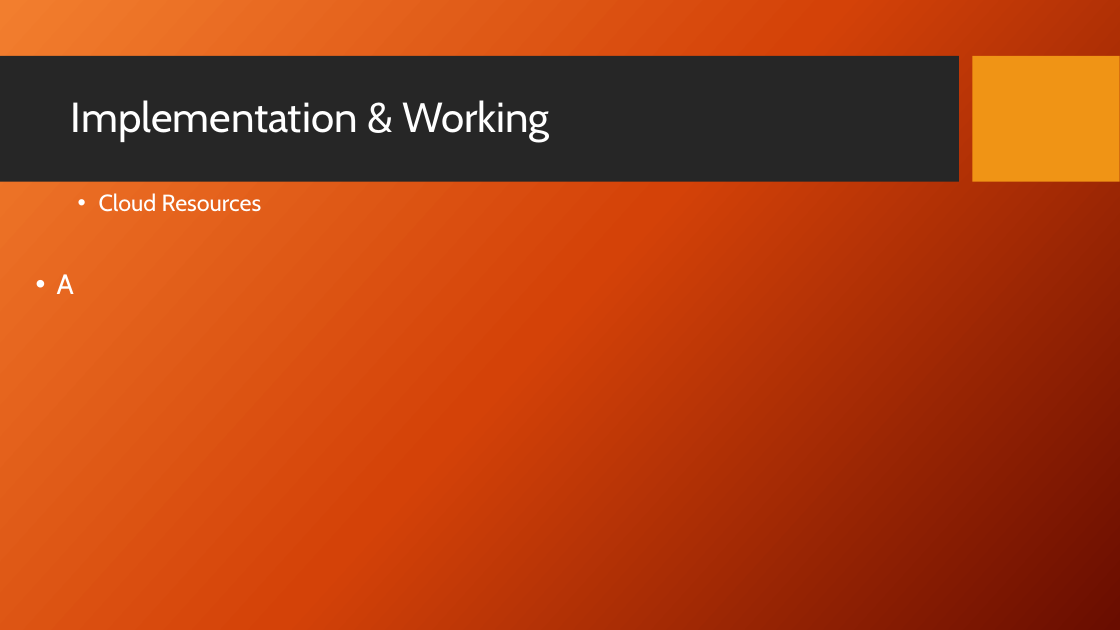
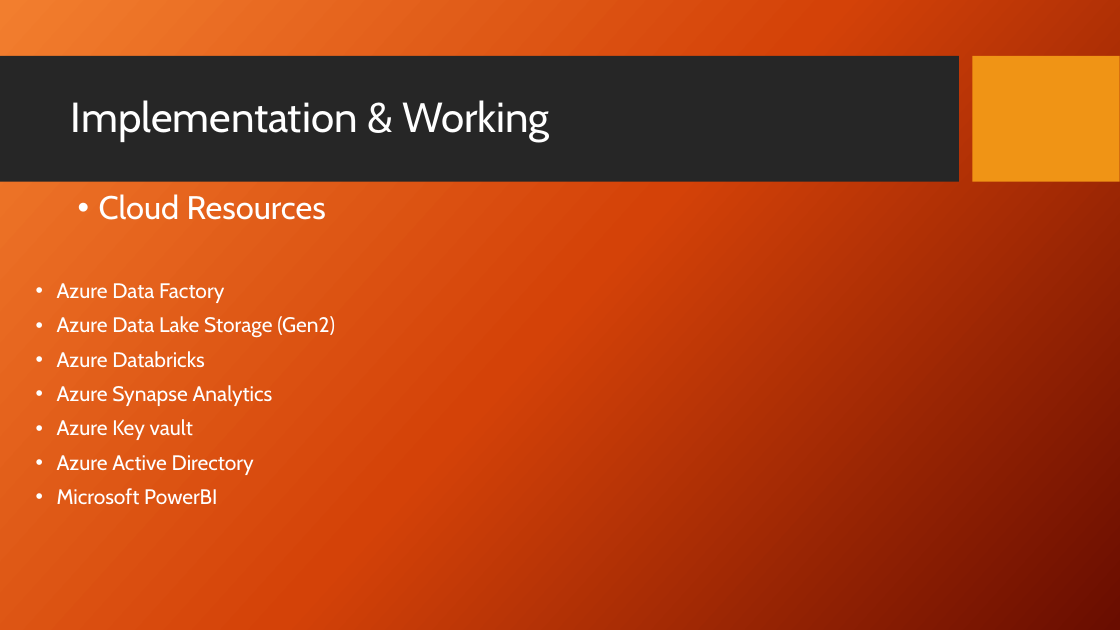
Before and after one commit to ShelkeAkshay-2022mt93331/dissertation, a slide deck: slide 8 of 7_Reports/3_Final_PPT/2022mt93331.pptx (slide 7 before the commit). Drawn at 1120x630 pixels with LibreOffice and Linux fonts; fonts in the diff are those of the drawing; background and template pictures are left out. Boxes give left, top, right and bottom in pixels: in the first picture for what was removed or moved away, otherwise in the second. Text is boxed around its words. In the diff, an @@ line names an element or a change of style, - is before the commit and + after.

```diff
--- a/7_Reports/3_Final_PPT/2022mt93331.pptx
+++ b/7_Reports/3_Final_PPT/2022mt93331.pptx
@@ text at [99, 194, 326, 220]: size 20 to 28 pt in "Cloud Resources" @@
@@ text at [57, 283, 335, 505]: text changed; size 24 to 18 pt @@
-• A
+• Azure Data Factory
+• Azure Data Lake Storage (Gen2)
+• Azure Databricks
+• Azure Synapse Analytics
+• Azure Key vault
+• Azure Active Directory
+• Microsoft PowerBI
```
Also in this commit, not shown: 9 other slides changed, 6 slides added, 5 other files.
